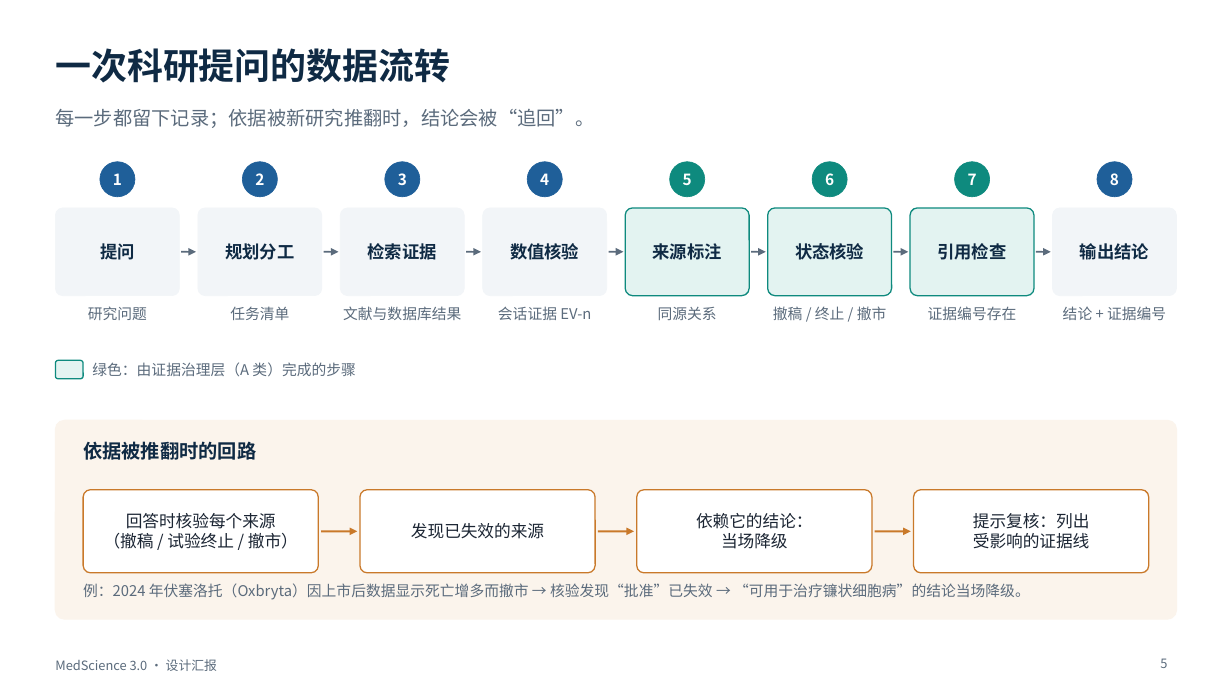
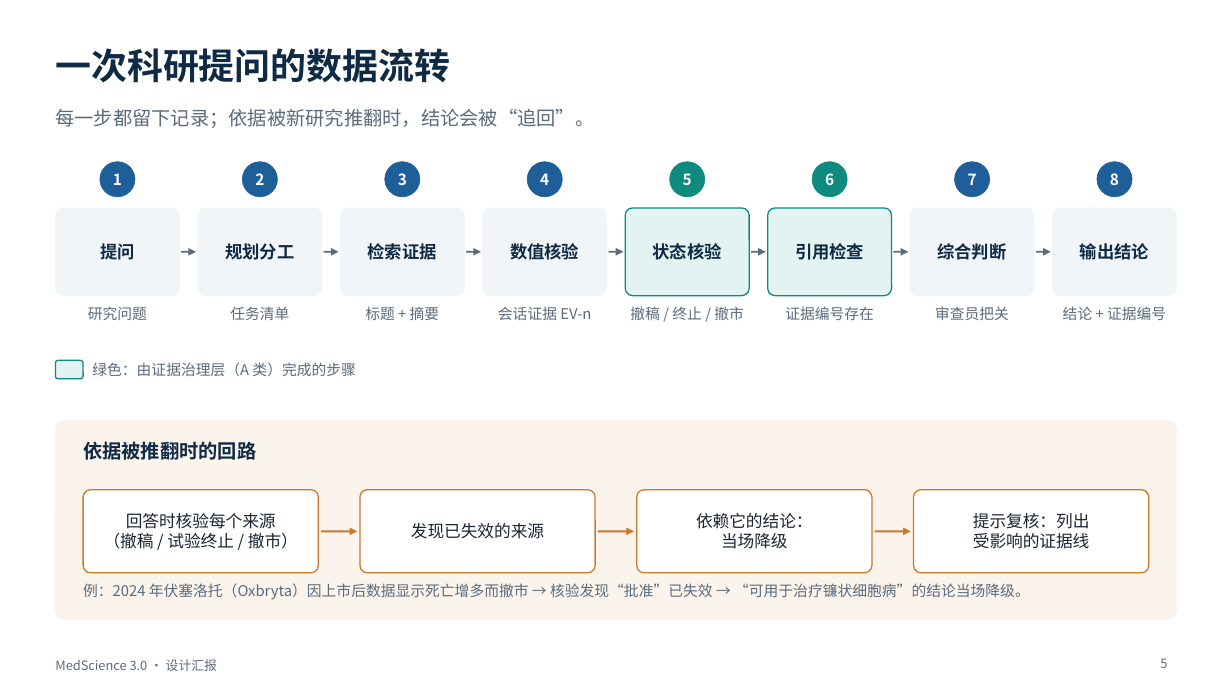
Before and after one commit to BenjaminDuo/MedScience, a slide deck: slide 5 of docs/presentation/MedScience-3.0-设计汇报.pptx. Drawn at 1232x693 pixels with LibreOffice and Linux fonts; fonts in the diff are those of the drawing. Boxes give left, top, right and bottom in pixels: in the first picture for what was removed or moved away, otherwise in the second. Text is boxed around its words. In the diff, an @@ line names an element or a change of style, - is before the commit and + after.

```diff
--- a/docs/presentation/MedScience-3.0-设计汇报.pptx
+++ b/docs/presentation/MedScience-3.0-设计汇报.pptx
@@ ellipse "7" at box(955, 162, 990, 197): fill #0E8A7E to #1F5F99; outline #0E8A7E 0.5 pt to #1F5F99 0.5 pt @@
@@ rounded rectangle removed at box(626, 208, 750, 296) @@
-来源标注
@@ rounded rectangle added at box(910, 208, 1034, 296), fill #F2F5F8, outline #F2F5F8 0.5 pt, 13.5 pt, text #0F2A44, bold @@
+综合判断
@@ text at box(365, 306, 440, 320): text changed @@
-文献与数据库结果
+标题 + 摘要
@@ 2 rounded rectangles, 1 text: place and size @@
-2 rounded rectangles, 1 text at box(768, 208, 1034, 320)
+2 rounded rectangles, 1 text at box(626, 208, 892, 320)
@@ text removed at box(658, 307, 717, 320) @@
-同源关系
@@ text "证据编号存在": place and size @@
-text "证据编号存在" at box(928, 306, 1017, 320)
+text "证据编号存在" at box(785, 306, 874, 320)
@@ text added at box(935, 306, 1009, 320), 11.5 pt, text #5B6B7C @@
+审查员把关
```
Also in this commit, not shown: 4 other slides changed, 1 slide added, 2 slides removed, 5 other files.
